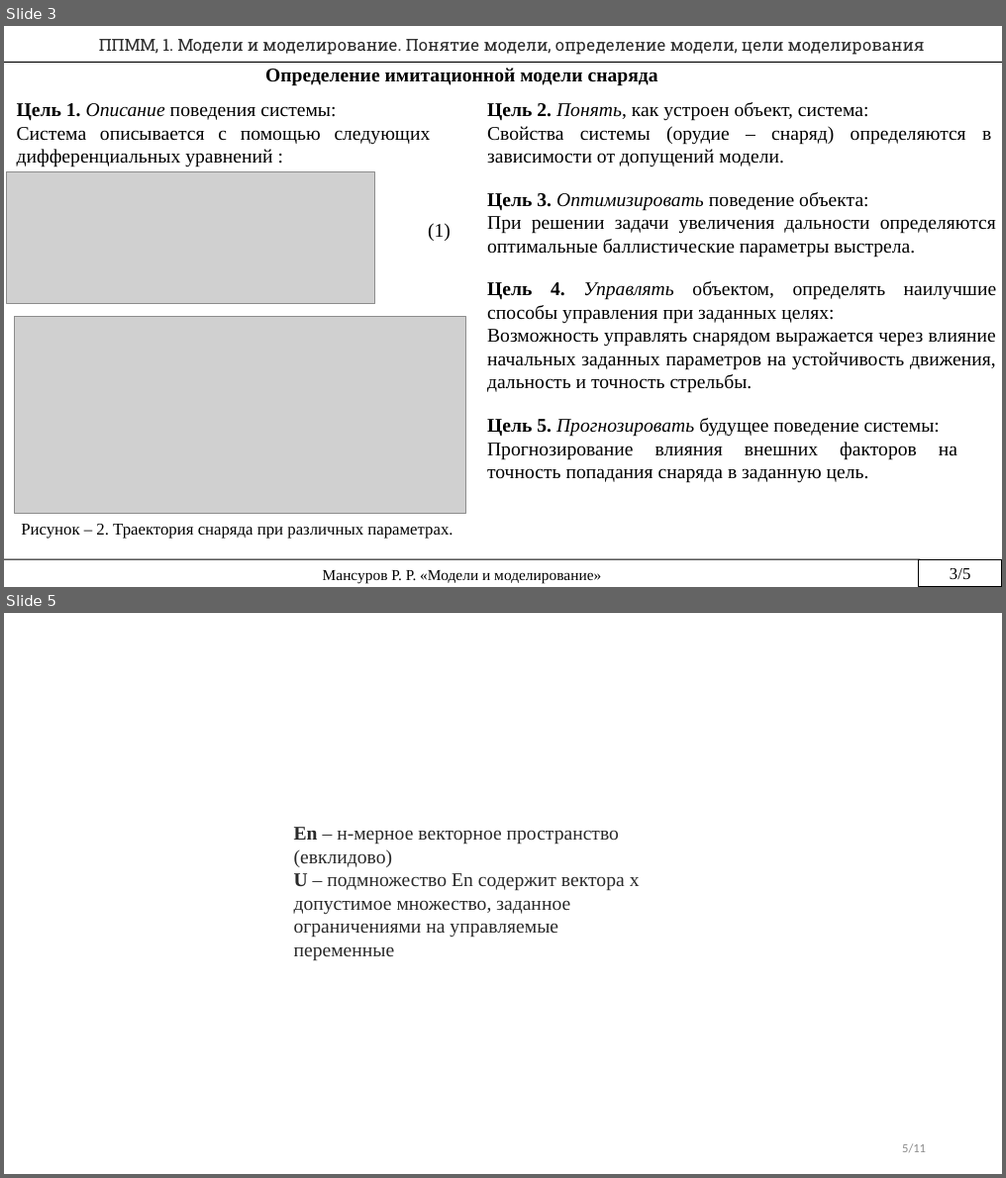
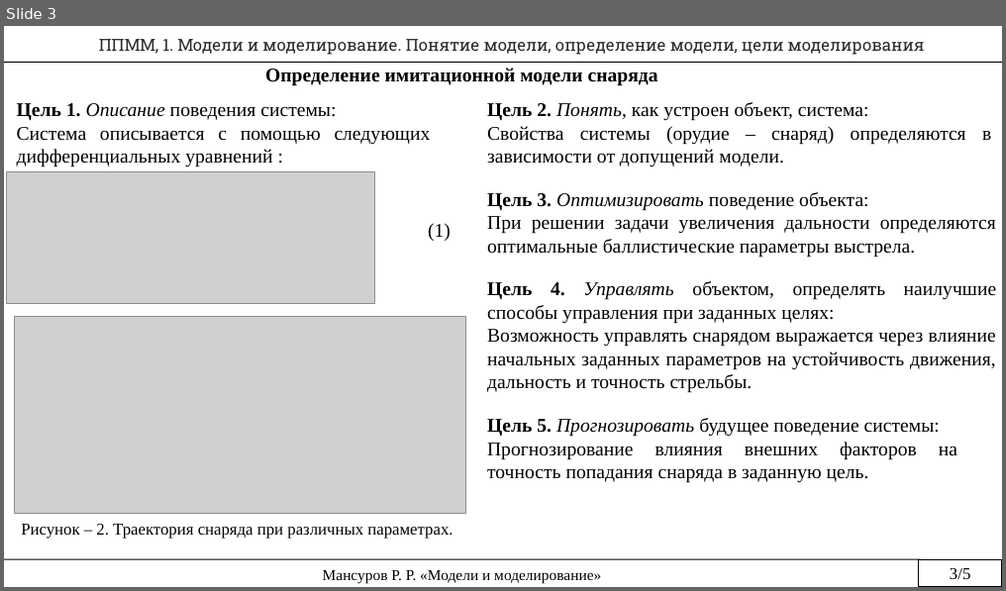
Before and after one commit to rustam-mansurov/cats, a slide deck: Домашнее задание Мансуров.pptx. Shown one above the other, each under a label of ours: slides 3 and 5 before the commit, slide 3 after it; the slides between them are not shown. The pictures are 1006x1178 and 1006x591 pixels, drawn with LibreOffice and Linux fonts; fonts in the diff are those of the drawing; grey boxes stand for pictures. Boxes give left, top, right and bottom in pixels: in the first picture for what was removed or moved away, otherwise in the second. Text is boxed around its words. In the diff, an @@ line names an element or a change of style, - is before the commit and + after.

```diff
--- a/Домашнее задание Мансуров.pptx
+++ b/Домашнее задание Мансуров.pptx
@@ slide 5 removed at (x1=4, y1=613, x2=1002, y2=1174), background #FFFFFF @@
@@ text removed at (x1=294, y1=827, x2=640, y2=961) @@
-En – н-мерное векторное пространство (евклидово)
-U – подмножество Еn содержит вектора x допустимое множество, заданное ограничениями на управляемые переменные
@@ page number removed at (x1=902, y1=1144, x2=926, y2=1153) @@
-5/11
```
Also in this commit, not shown: 2 slides changed, 1 other file.
